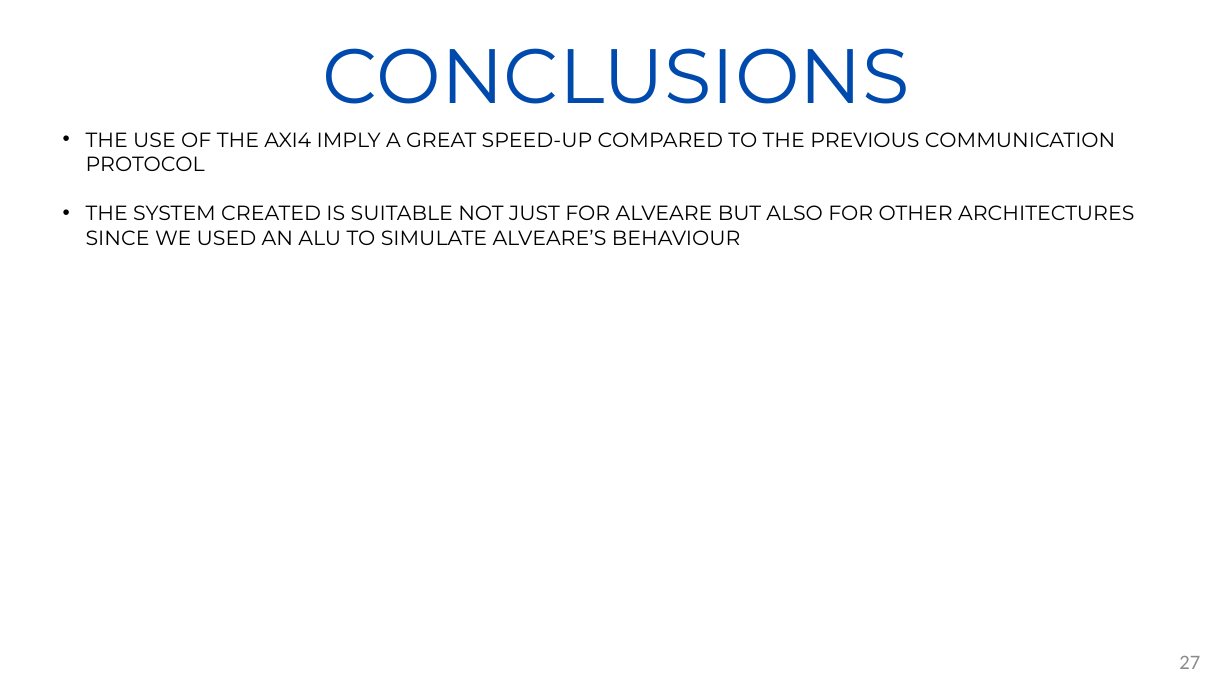
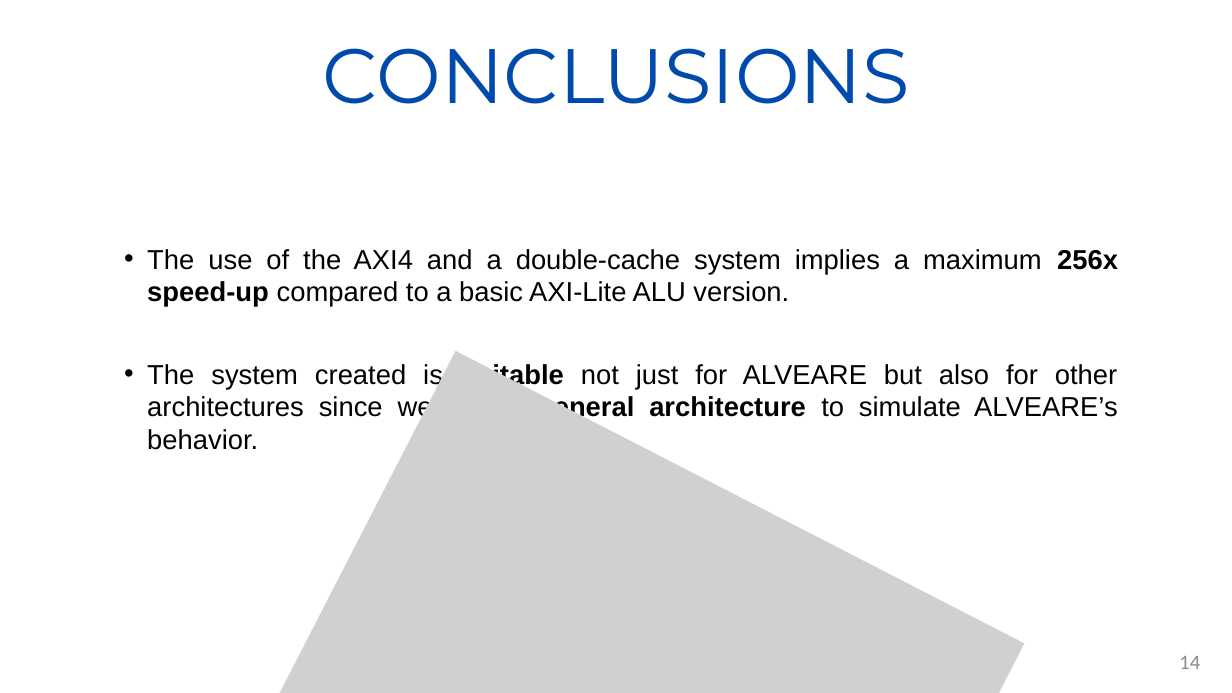
Before and after one commit to Marcolbr2001/ACA_PROJECT, a slide deck: slide 14 of ASH_ACA_PWP.pptx (slide 27 before the commit). Drawn at 1232x693 pixels with LibreOffice and Linux fonts; fonts in the diff are those of the drawing; grey boxes stand for pictures. Boxes give left, top, right and bottom in pixels: in the first picture for what was removed or moved away, otherwise in the second. Text is boxed around its words. In the diff, an @@ line names an element or a change of style, - is before the commit and + after.

```diff
--- a/ASH_ACA_PWP.pptx
+++ b/ASH_ACA_PWP.pptx
@@ text at (147,249,1118,450): text changed; size 24 to 32 pt; font Montserrat to Arial @@
-• THE USE OF THE AXI4 IMPLY A GREAT SPEED-UP COMPARED TO THE PREVIOUS COMMUNICATION PROTOCOL
-• THE SYSTEM CREATED IS SUITABLE NOT JUST FOR ALVEARE BUT ALSO FOR OTHER ARCHITECTURES SINCE WE USED AN ALU TO SIMULATE ALVEARE’S BEHAVIOUR
+• The use of the AXI4 and a double-cache system implies a maximum 256x speed-up compared to a basic AXI-Lite ALU version.
+• The system created is suitable not just for ALVEARE but also for other architectures since we use a general architecture to simulate ALVEARE’s behavior.
@@ picture added at (218,351,1024,693) @@
@@ page number at (1179,656,1200,669): text changed @@
-27
+14
```
Also in this commit, not shown: 12 other slides changed, 2 slides added, 16 slides removed.
